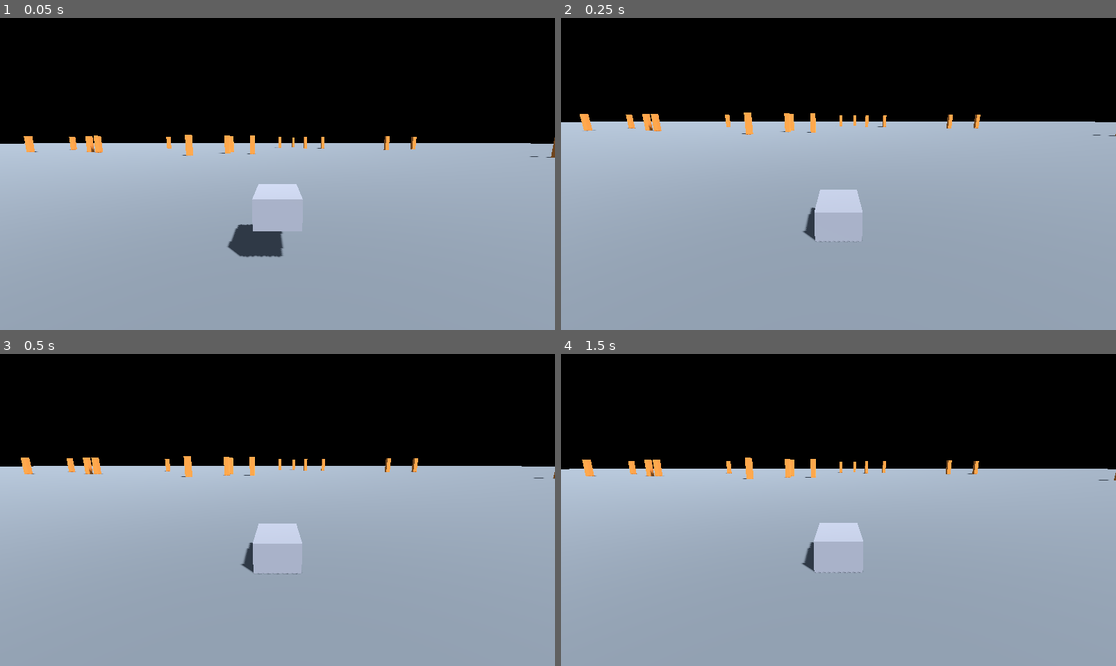
Above: before the commit, frames 1-4 (two rows, left to right).
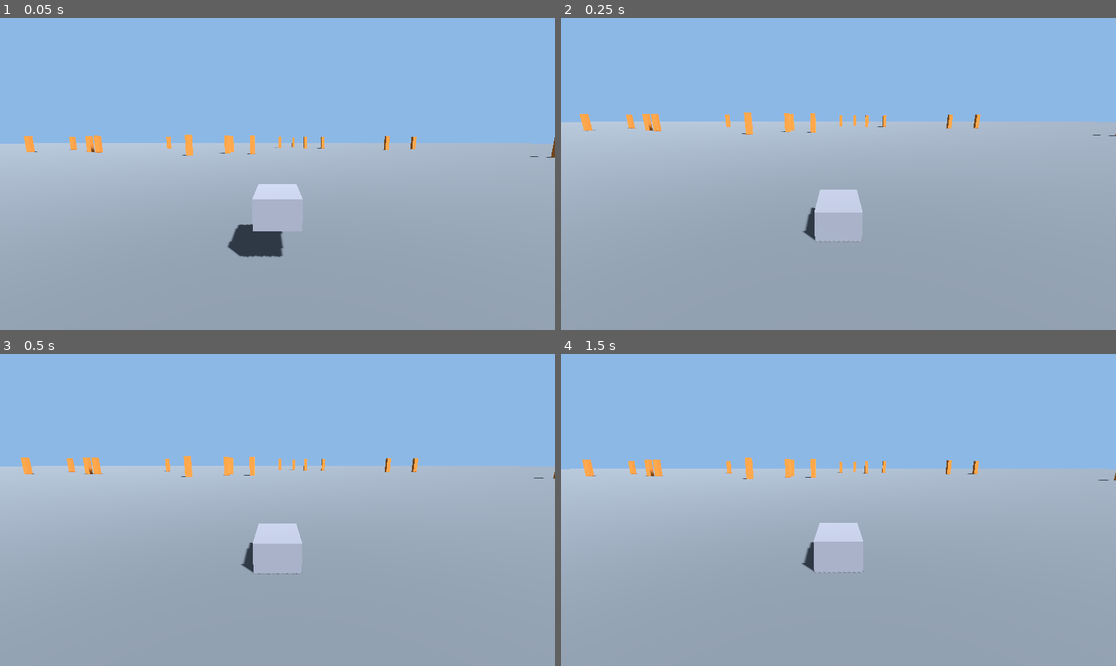
Above: after the commit, the same moments.

Repository: Ajustor/superKart
Game: Godot game, scene res://scenes/test_ground.tscn
Same seed, same stepped clock (60 frames per second), same inputs: the game is played once before the commit and once after it.
Inputs (mouse positions are in pixels of both pictures, inside the frame that each line leads up to):
- Up to frame 1 (0.05 s): no input
- Up to frame 2 (0.25 s): no input
- Up to frame 3 (0.5 s): no input
- Up to frame 4 (1.5 s): tap Enter at 0.5 s; move the mouse to (960, 494) at 0.52 s; hold Right (steer_right) 0.53-1.25 s; hold Space (drift) 0.53-1.25 s; click (960, 494) at 0.67 s; drag from (727, 525) to (810, 572) at 1.27 s

The runs differ from the first frame. In frame 1, 40% of the frame differs, in the area x 0-100%, y 0-41%; in frame 2, 33%; in frame 3, 36%; in frame 4, 36%.

Commit message:
fix: le terrain d'essai se rendait sur un horizon noir
Co-Authored-By: Claude Sonnet 5 <noreply@anthropic.com>

Diff:
--- a/scenes/test_ground.tscn
+++ b/scenes/test_ground.tscn
@@ -15,6 +15,7 @@
 
 [sub_resource type="Environment" id="Env_sky"]
 background_mode = 1
+background_color = Color(0.55, 0.72, 0.90, 1)
 ambient_light_source = 2
 ambient_light_color = Color(0.6, 0.68, 0.78, 1)
 ambient_light_energy = 0.6
